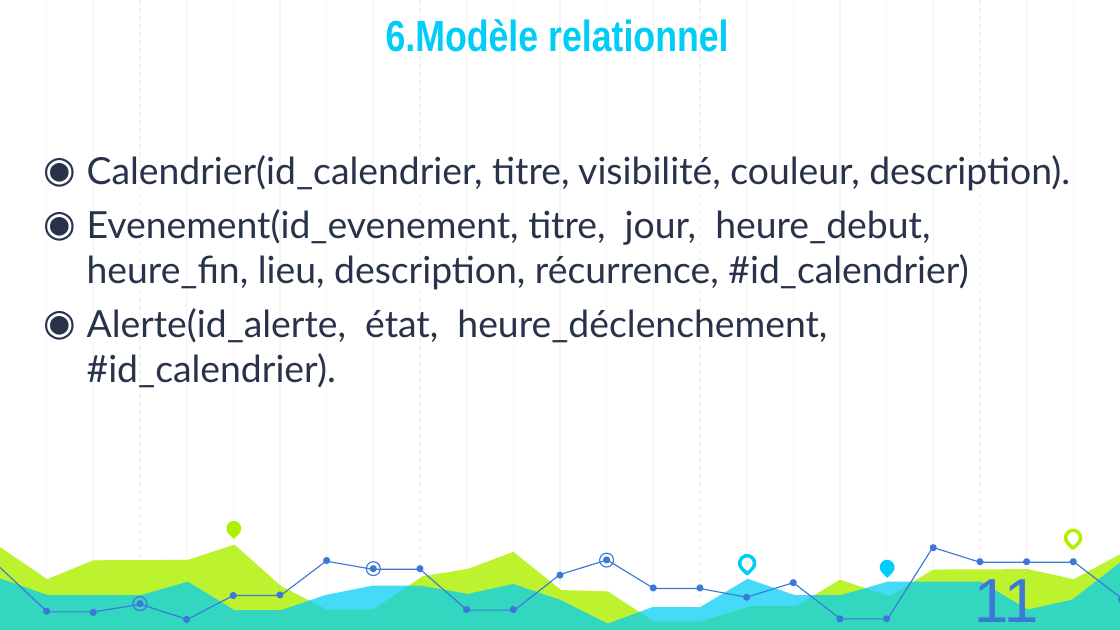
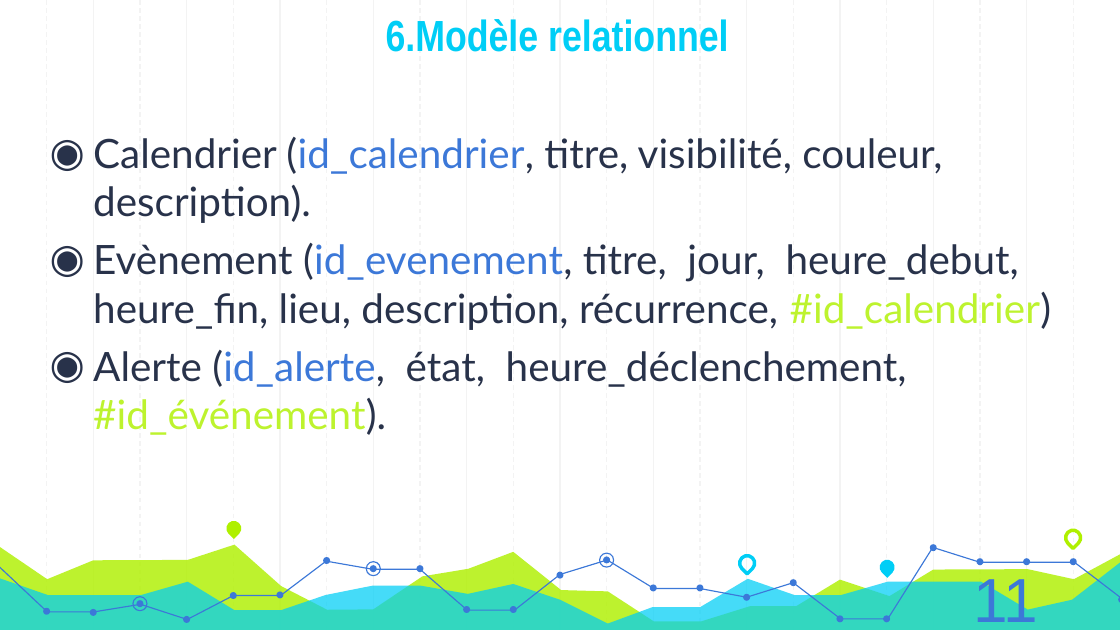
Before and after one commit to AzeddineZadir/docpfc, a slide deck: slide 14 of présentation licence 3.pptx. Drawn at 1120x630 pixels with LibreOffice and Linux fonts; fonts in the diff are those of the drawing. Boxes give left, top, right and bottom in pixels: in the first picture for what was removed or moved away, otherwise in the second. Text is boxed around its words. In the diff, an @@ line names an element or a change of style, - is before the commit and + after.

```diff
--- a/présentation licence 3.pptx
+++ b/présentation licence 3.pptx
@@ text at (93,137,1052,435): text changed; size 24 to 26 pt @@
-◉ Calendrier(id_calendrier, titre, visibilité, couleur, description).
-◉ Evenement(id_evenement, titre, jour, heure_debut, heure_fin, lieu, description, récurrence, #id_calendrier)
-◉ Alerte(id_alerte, état, heure_déclenchement, #id_calendrier).
+◉ Calendrier (id_calendrier, titre, visibilité, couleur, description).
+◉ Evènement (id_evenement, titre, jour, heure_debut, heure_fin, lieu, description, récurrence, #id_calendrier)
+◉ Alerte (id_alerte, état, heure_déclenchement, #id_événement).
```
Also in this commit, not shown: 5 other slides changed.
